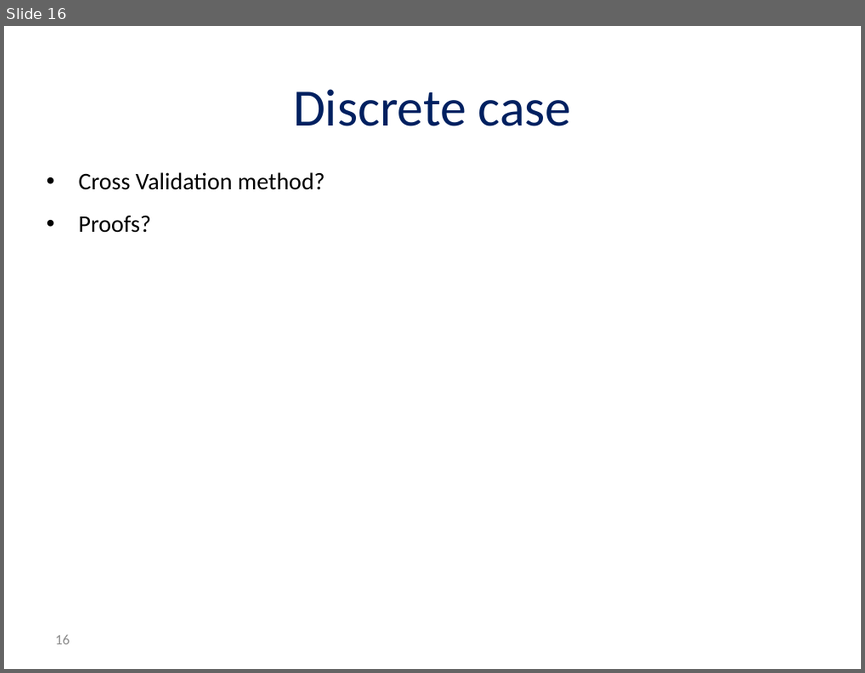
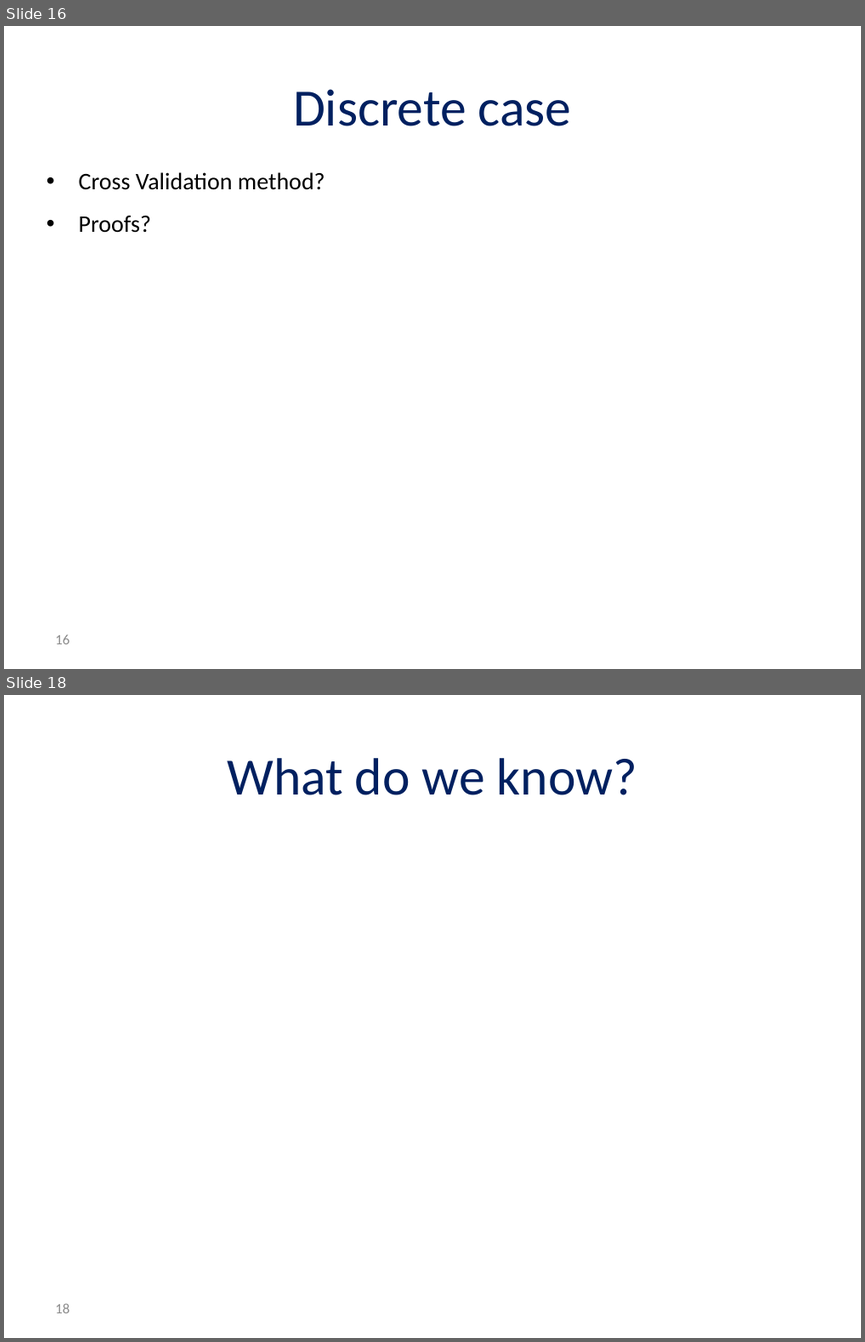
Before and after one commit to Asaf1408/Thesis, a slide deck: Qunatile regression.PPTX. Shown one above the other, each under a label of ours: slide 16 before the commit, slides 16 and 18 after it; the slides between them are not shown. The pictures are 865x673 and 865x1342 pixels, drawn with LibreOffice and Linux fonts; fonts in the diff are those of the drawing; grey boxes stand for pictures; background and template pictures are left out. Boxes give left, top, right and bottom in pixels: in the first picture for what was removed or moved away, otherwise in the second. Text is boxed around its words. In the diff, an @@ line names an element or a change of style, - is before the commit and + after.

```diff
--- a/Qunatile regression.PPTX
+++ b/Qunatile regression.PPTX
@@ slide 18 added at (4, 695, 861, 1338), background #FFFFFF @@
@@ title added at (227, 758, 637, 795), 44 pt, text #002060 @@
+What do we know?
@@ page number added at (55, 1303, 69, 1313), 12 pt, text #8C8C8C @@
+18
```
Also in this commit, not shown: 16 other slides added, 51 other files.
